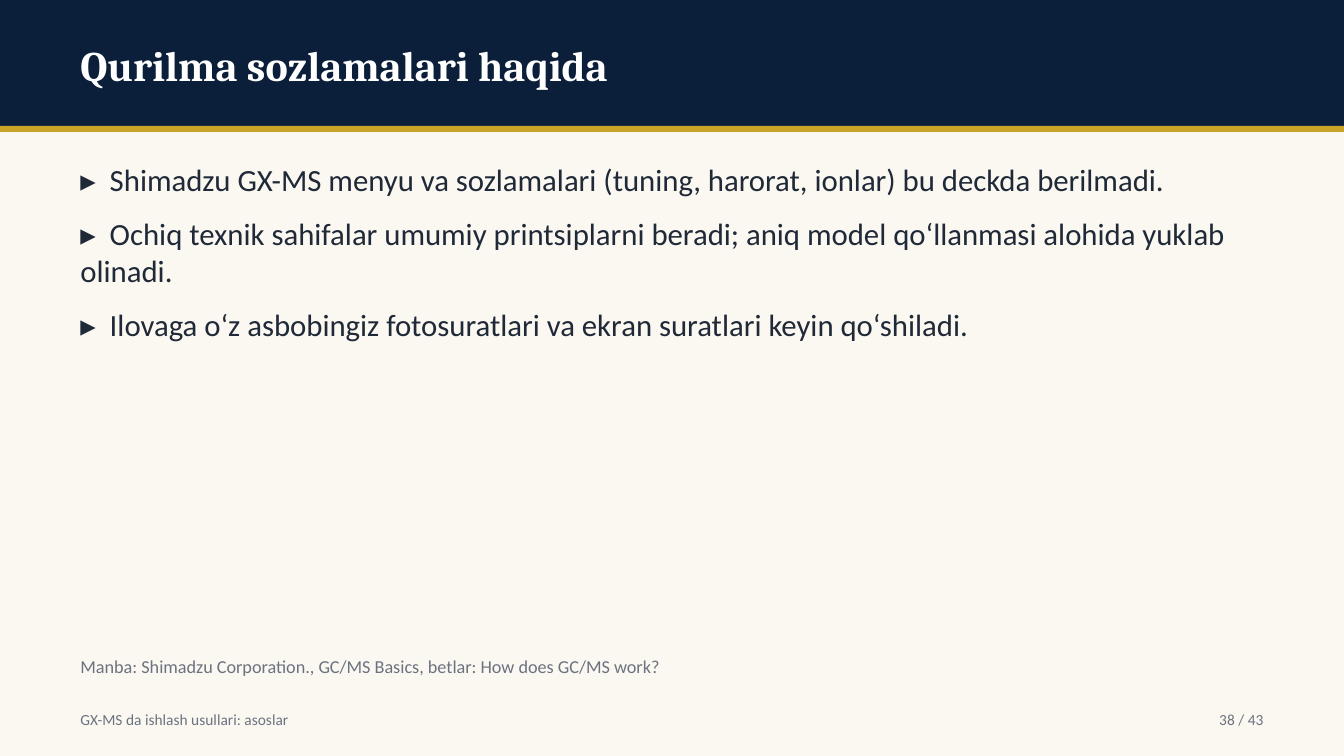
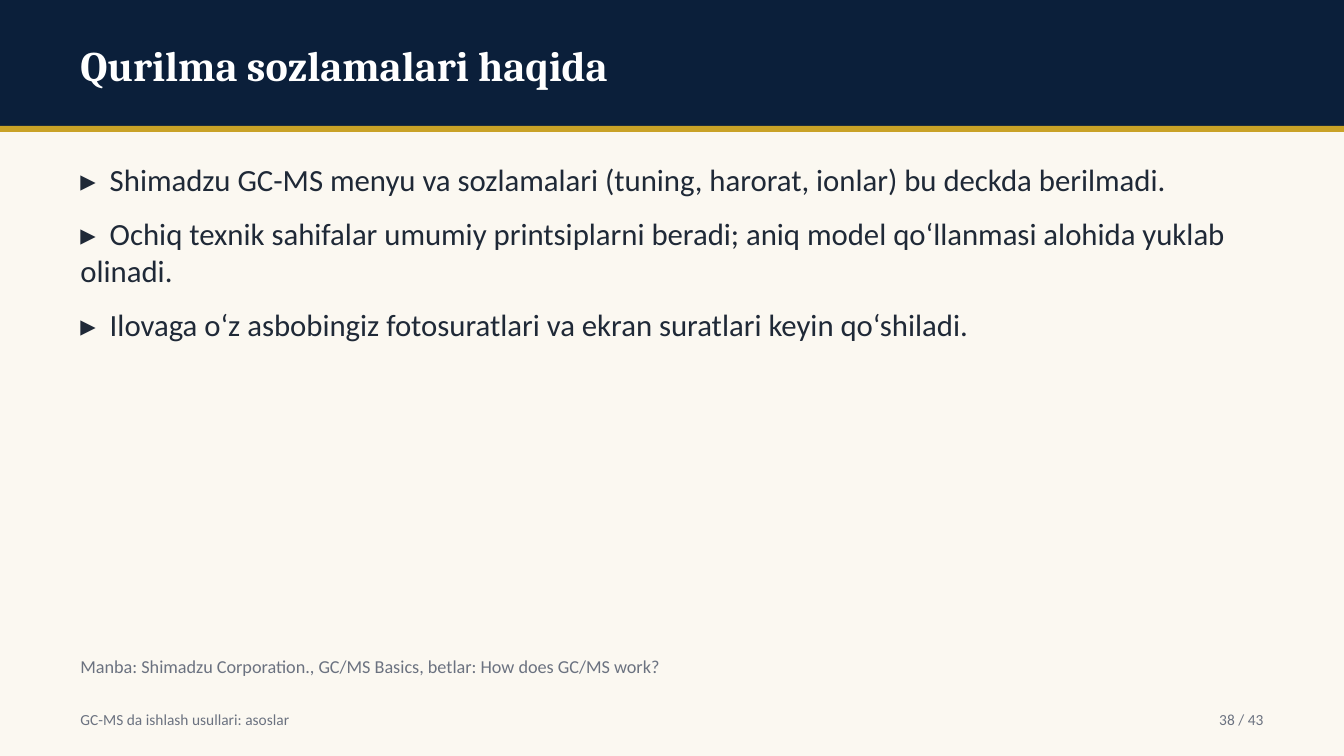
Before and after one commit to davlatsudekspert/forensic-expert, a slide deck: slide 38 of out/instr-03-gcms-asoslar.pptx. Drawn at 1344x756 pixels with LibreOffice and Linux fonts; fonts in the diff are those of the drawing. Boxes give left, top, right and bottom in pixels: in the first picture for what was removed or moved away, otherwise in the second. Text is boxed around its words. In the diff, an @@ line names an element or a change of style, - is before the commit and + after.

```diff
--- a/out/instr-03-gcms-asoslar.pptx
+++ b/out/instr-03-gcms-asoslar.pptx
@@ text at [110, 168, 1165, 197]: text changed @@
-▸ Shimadzu GX-MS menyu va sozlamalari (tuning, harorat, ionlar) bu deckda berilmadi.
+▸ Shimadzu GC-MS menyu va sozlamalari (tuning, harorat, ionlar) bu deckda berilmadi.
@@ text at [80, 714, 289, 725]: text changed @@
-GX-MS da ishlash usullari: asoslar
+GC-MS da ishlash usullari: asoslar
```
Also in this commit, not shown: 42 other slides changed, 4 other files.
